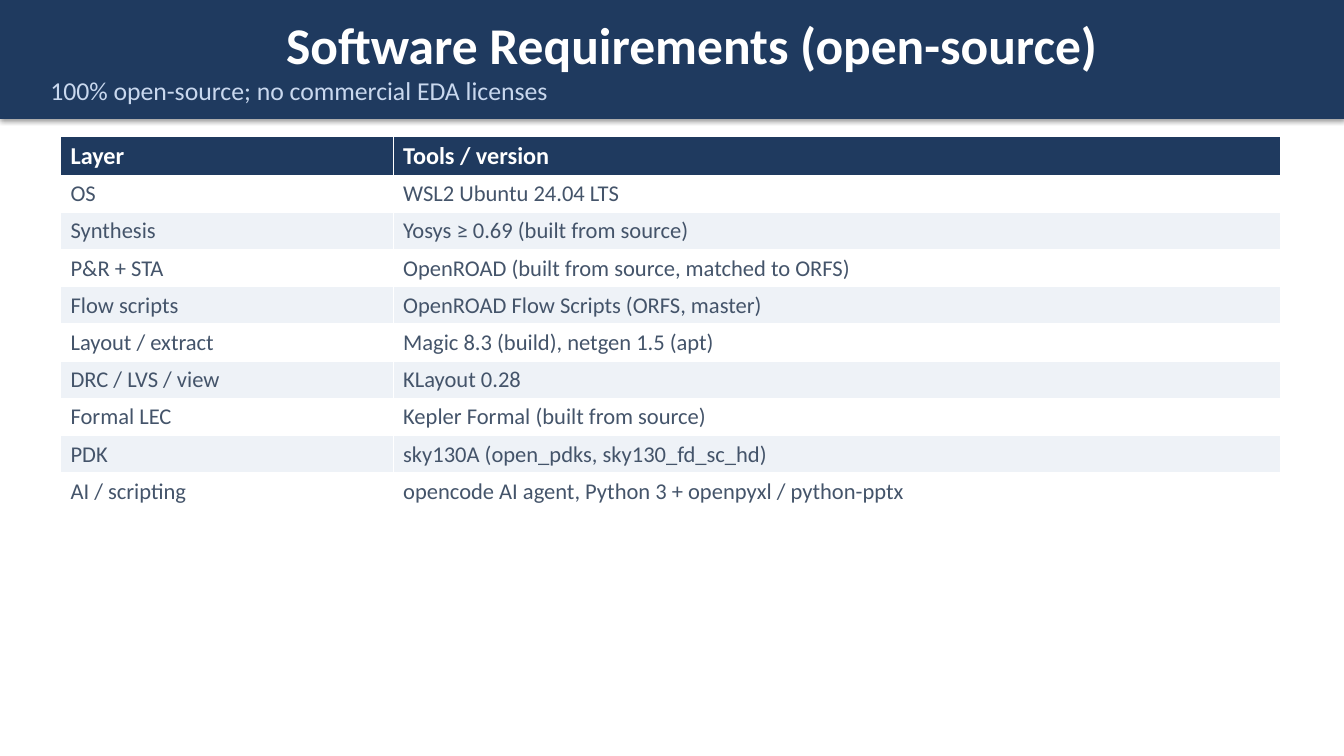
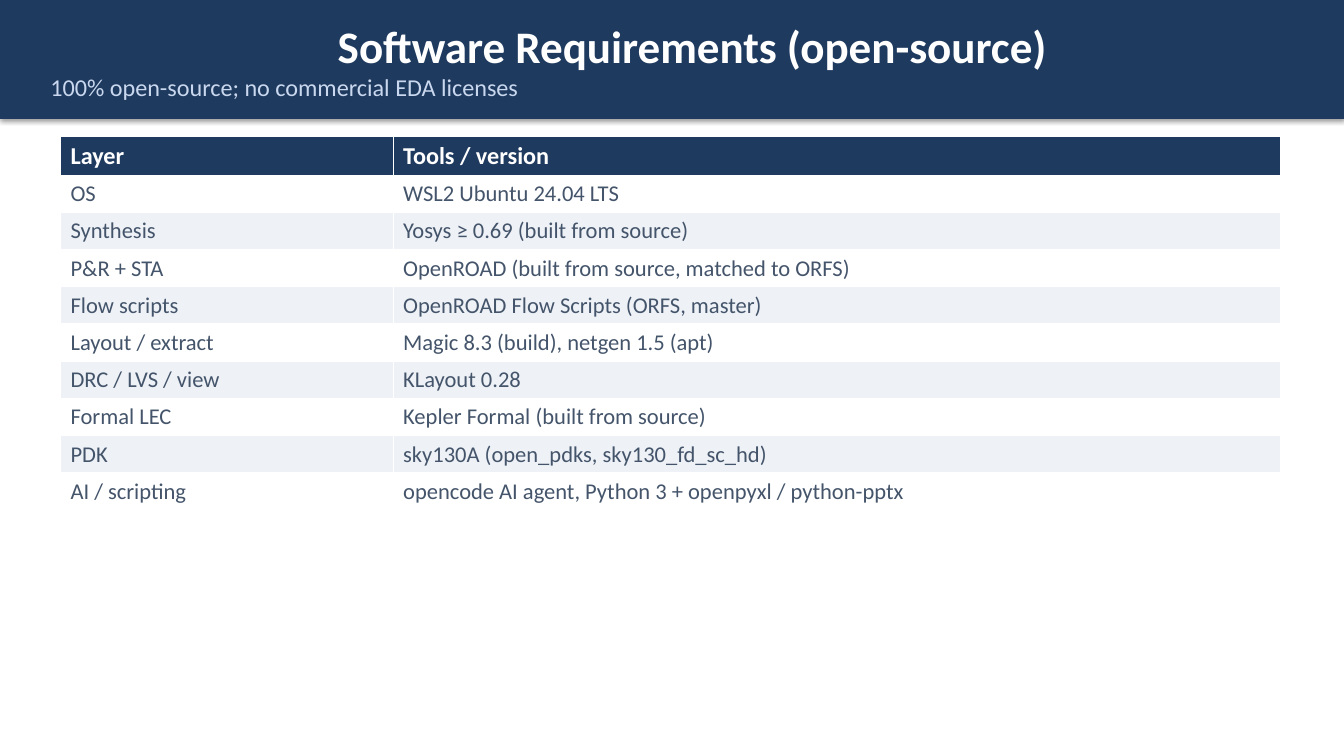
Before and after one commit to wuhannus/lunarch, a slide deck: slide 18 of flow/LUNARCH_AI_Driven_Chip_Design.pptx (slide 17 before the commit). Drawn at 1344x756 pixels with LibreOffice and Linux fonts; fonts in the diff are those of the drawing. Boxes give left, top, right and bottom in pixels: in the first picture for what was removed or moved away, otherwise in the second. Text is boxed around its words. In the diff, an @@ line names an element or a change of style, - is before the commit and + after.

```diff
--- a/flow/LUNARCH_AI_Driven_Chip_Design.pptx
+++ b/flow/LUNARCH_AI_Driven_Chip_Design.pptx
@@ rectangle "Software Requirements (open-source)" at bbox=[0, 0, 1344, 119]: size 36.8 to 32.2 pt in "Software Requirements (open-source)"; size 18.4 to 17.2 pt in "100% open-source; no commercial EDA licenses" @@
```
Also in this commit, not shown: 18 other slides changed, 1 slide added, 7 other files.
